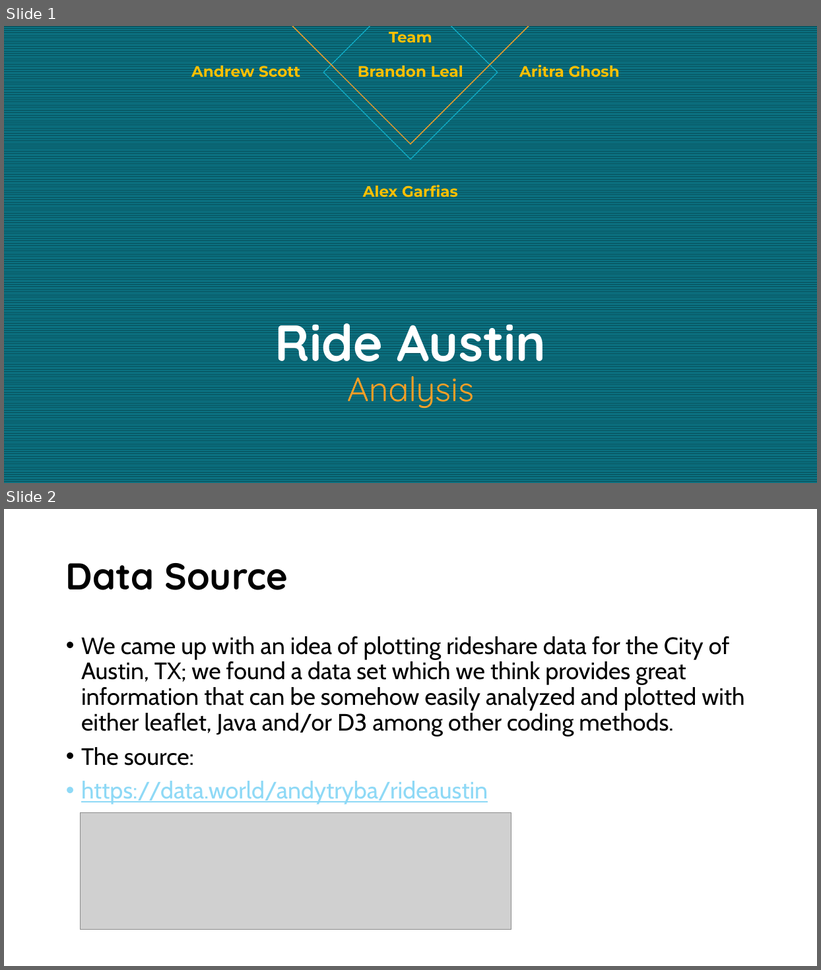
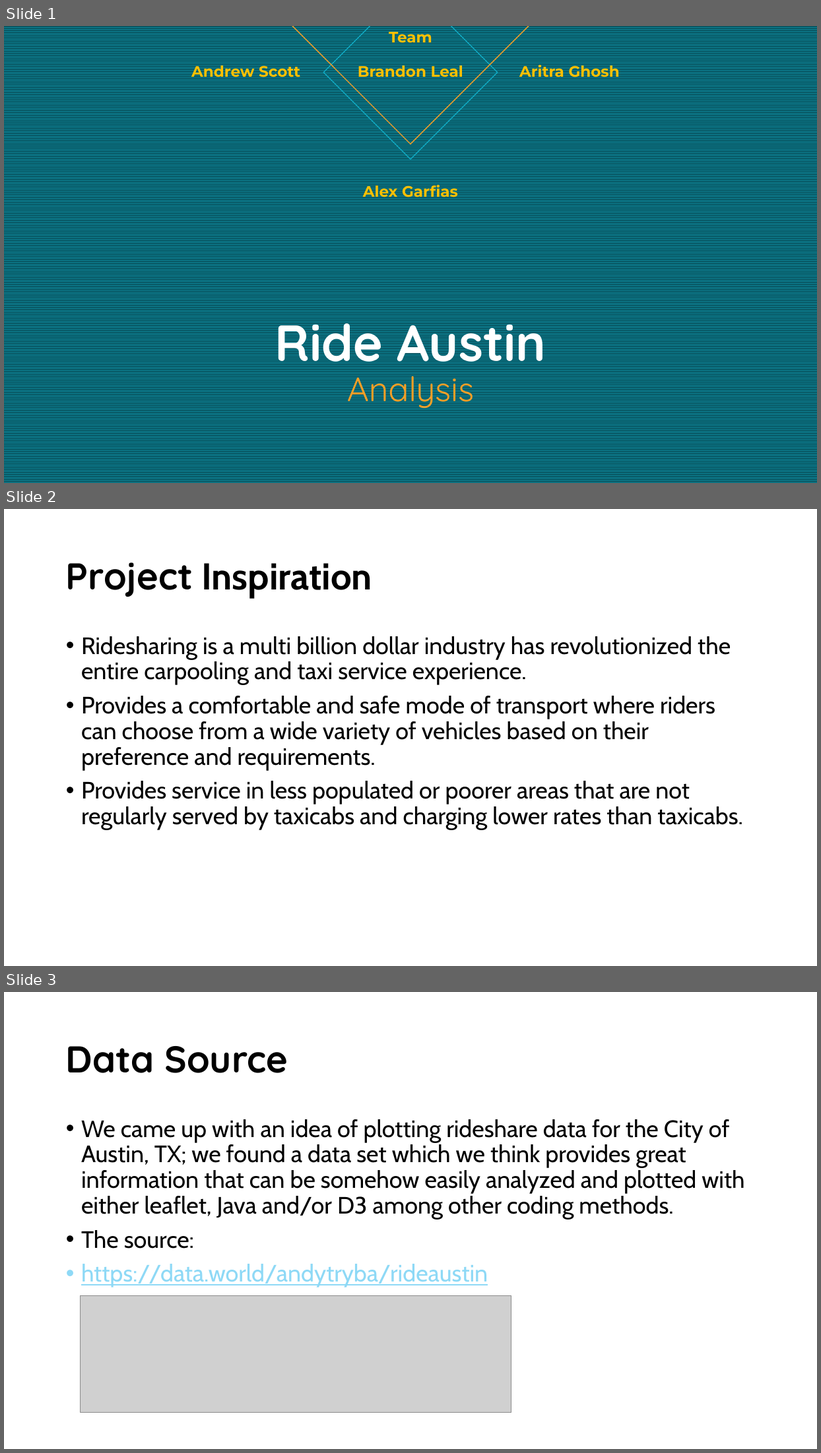
Before and after one commit to FunFighter/rideshare, a slide deck: Austin, TX Ride Share.pptx. Shown one above the other, each under a label of ours: slides 1 and 2 before the commit, slides 1, 2 and 3 after it. The pictures are 821x970 and 821x1453 pixels, drawn with LibreOffice and Linux fonts; fonts in the diff are those of the drawing; grey boxes stand for pictures. Boxes give left, top, right and bottom in pixels: in the first picture for what was removed or moved away, otherwise in the second. Text is boxed around its words. In the diff, an @@ line names an element or a change of style, - is before the commit and + after.

```diff
--- a/Austin, TX Ride Share.pptx
+++ b/Austin, TX Ride Share.pptx
@@ slide 2 added at <box>4,509,817,966</box>, background #FFFFFF @@
@@ title added at <box>66,562,372,598</box>, 44 pt, text #000000, bold @@
+Project Inspiration
@@ text added at <box>81,636,743,830</box>, 28 pt, text #000000 @@
+• Ridesharing is a multi billion dollar industry has revolutionized the entire carpooling and taxi service experience.
+• Provides a comfortable and safe mode of transport where riders can choose from a wide variety of vehicles based on their preference and requirements.
+• Provides service in less populated or poorer areas that are not regularly served by taxicabs and charging lower rates than taxicabs.
@@ what was slide 2 is now slide 3 @@
```
Also in this commit, not shown: 2 slides changed.
